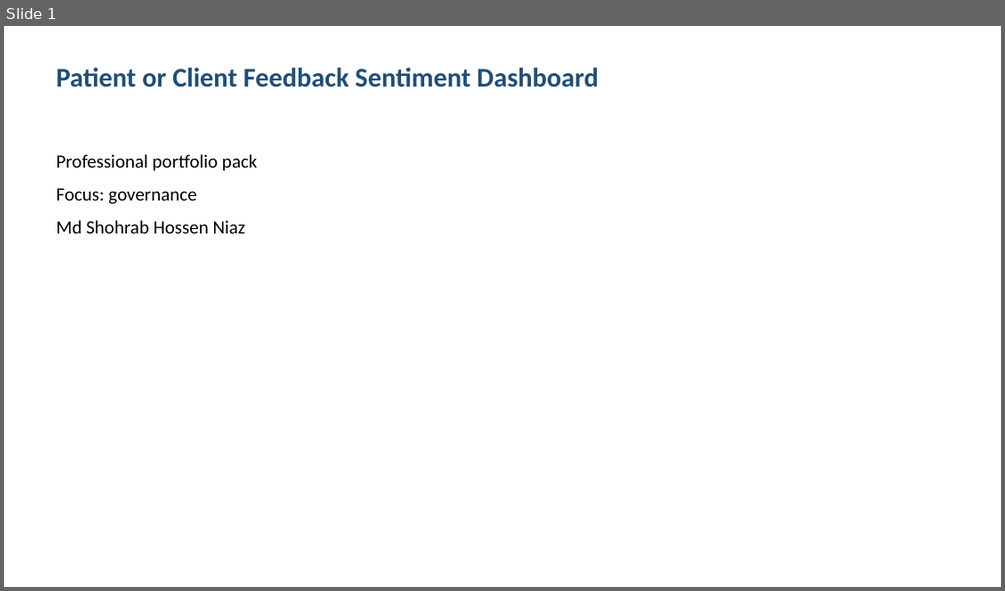
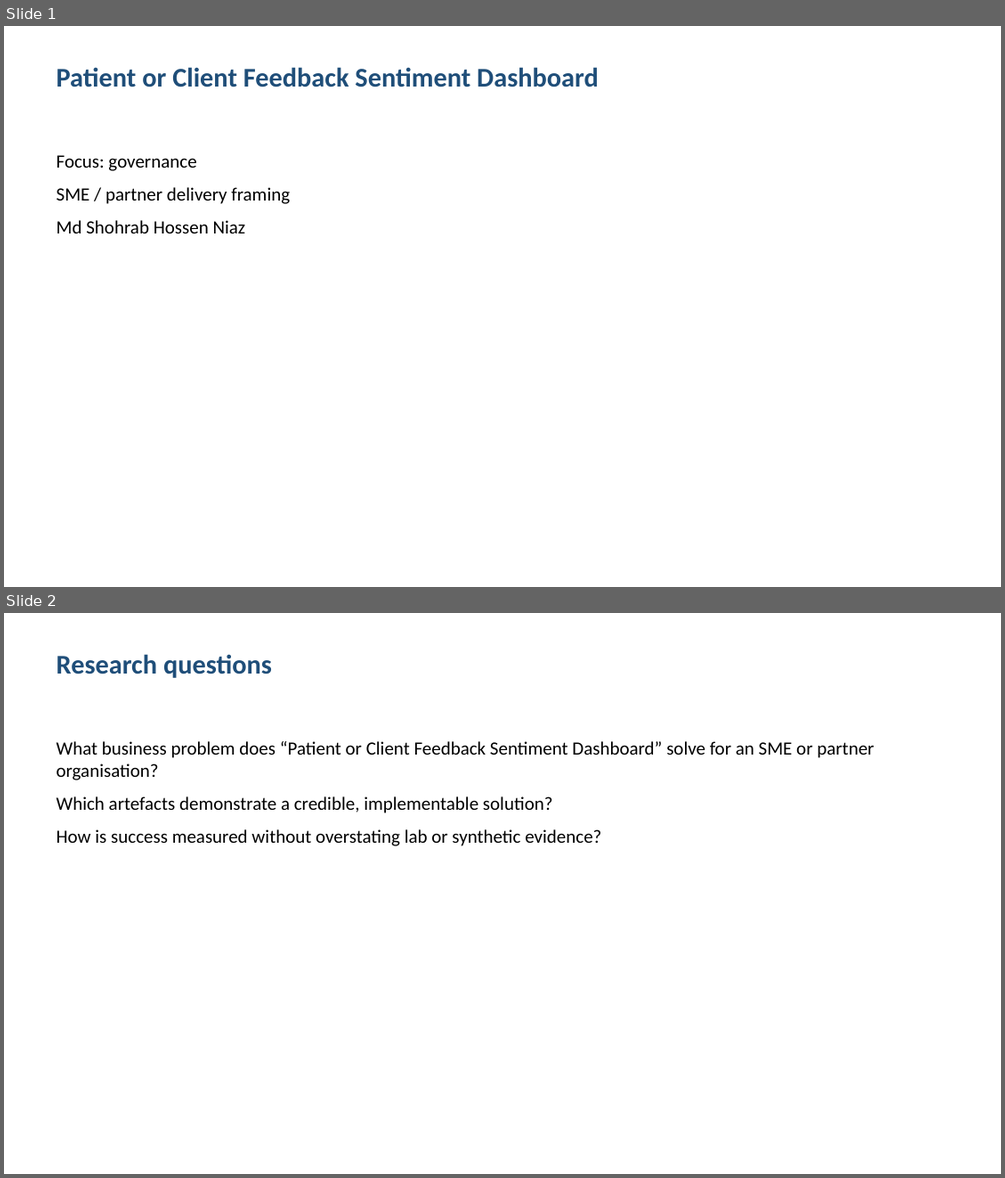
Before and after one commit to shohrabniaz/patient-or-client-feedback-sentiment-dashboard, a slide deck: Final_Submission/02_Presentation.pptx. Shown one above the other, each under a label of ours: slide 1 before the commit, slides 1 and 2 after it. The pictures are 1005x591 and 1005x1178 pixels, drawn with LibreOffice and Linux fonts; fonts in the diff are those of the drawing. Boxes give left, top, right and bottom in pixels: in the first picture for what was removed or moved away, otherwise in the second. Text is boxed around its words. In the diff, an @@ line names an element or a change of style, - is before the commit and + after.

Commit message:
Polish portfolio pack for professional showcase readiness.

```diff
--- a/Final_Submission/02_Presentation.pptx
+++ b/Final_Submission/02_Presentation.pptx
@@ slide 2 added at (4,613,1001,1174), background #FFFFFF @@
@@ text added at (57,654,272,678), 26 pt, text #1F4E79, bold @@
+Research questions
@@ text added at (57,741,874,846), 18 pt, text #000000 @@
+What business problem does “Patient or Client Feedback Sentiment Dashboard” solve for an SME or partner organisation?
+Which artefacts demonstrate a credible, implementable solution?
+How is success measured without overstating lab or synthetic evidence?
@@ slide 1 changed as well @@
@@ text at (57,154,257,171): paragraph removed @@
-Professional portfolio pack
@@ text at (57,187,290,204): paragraph added @@
+SME / partner delivery framing
```
Also in this commit, not shown: 2 other slides changed, 1 slide removed, 12 other files.
